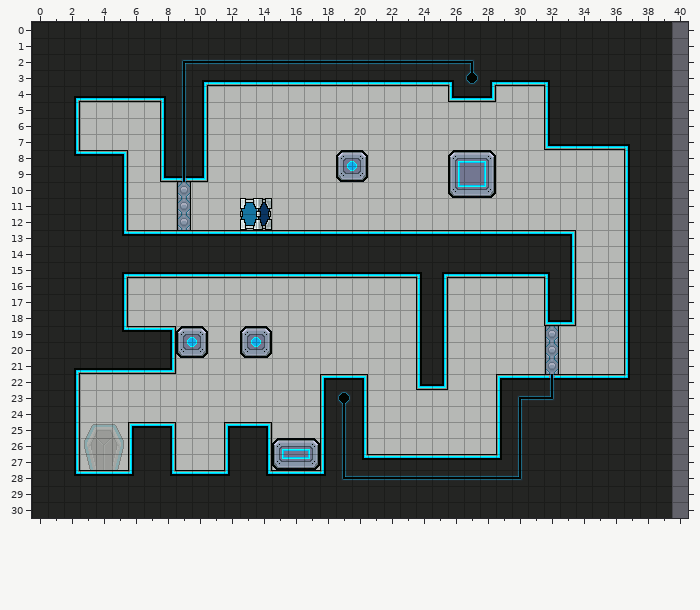
Two versions of a level (Tiled map, map-src/Bugs.tmx). Above is the file before it was changed.
Cells are 16x16 px. Shown: x 0..40, y 0..30. The old version is drawn lined up with the new one.
New version:
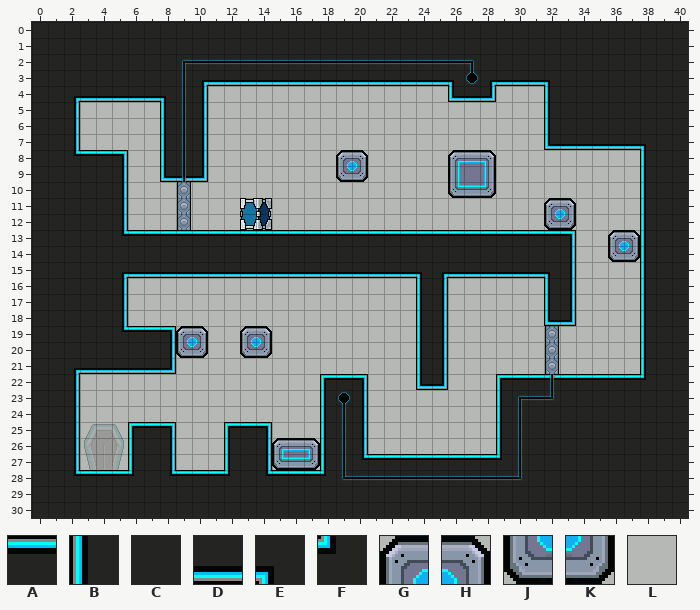
Key: from "main": A 1, B 25, C 26, D 51, E 76, F 101, G 160, H 161, J 185, K 186, L 278.
_ is an empty cell, . an unchanged one.
The edit:
map size 40x31 -> 41x31 cells
--- layer "Tile Layer 1"
@@ x 32..40 @@
- 0 ........_
- 1 ........_
- 2 ........_
- 3 ........_
- 4 ........_
- 5 ........_
- 6 ........_
- 7 .....EC._
- 8 .....BC._
- 9 .....BC._
-10 .....BC._
-11 LL...BC._
-12 LL...BC._
-13 ....LBC._
-14 ....LBC._
-15 .....BC._
-16 .....BC._
-17 .....BC._
-18 .....BC._
-19 .....BC._
-20 .....BC._
-21 .....BC._
-22 .....FC._
-23 ........_
-24 ........_
-25 ........_
-26 ........_
-27 ........_
-28 ........_
-29 ........_
-30 ........_
+ 0 ........C
+ 1 ........C
+ 2 ........C
+ 3 ........C
+ 4 ........C
+ 5 ........C
+ 6 ........C
+ 7 .....DE.C
+ 8 .....LB.C
+ 9 .....LB.C
+10 .....LB.C
+11 GH...LB.C
+12 JK...LB.C
+13 ....GHB.C
+14 ....JKB.C
+15 .....LB.C
+16 .....LB.C
+17 .....LB.C
+18 .....LB.C
+19 .....LB.C
+20 .....LB.C
+21 .....LB.C
+22 .....AF.C
+23 ........C
+24 ........C
+25 ........C
+26 ........C
+27 ........C
+28 ........C
+29 ........C
+30 ........C
Boxes around the changes in both pictures, in picture pixels (x1, y1, x2, y2):
added: (672, 22, 688, 518)
changed: (608, 144, 646, 380)
changed: (544, 198, 576, 230)
